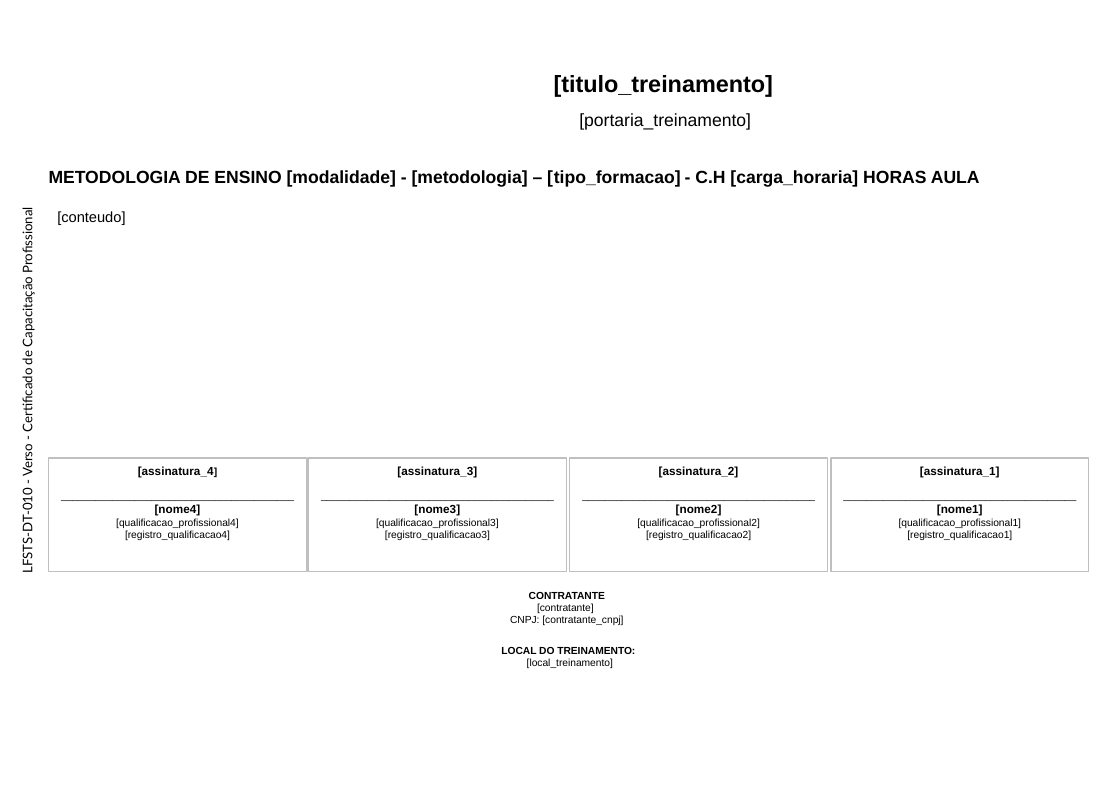
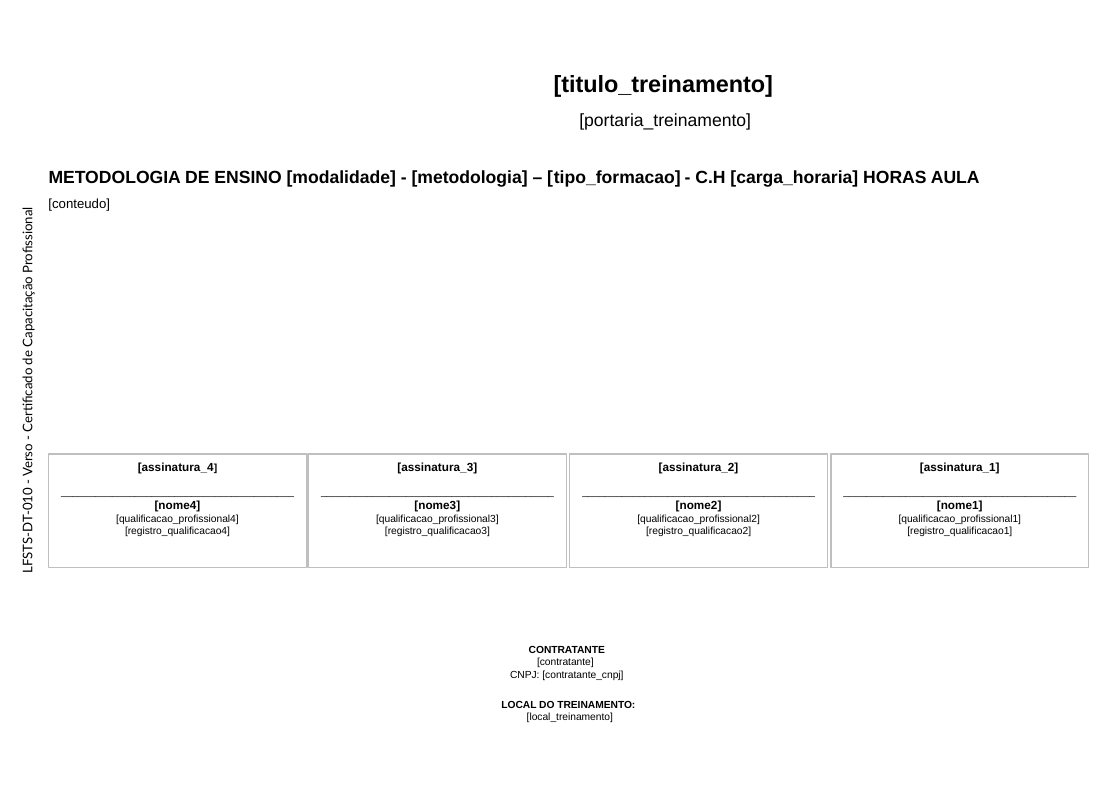
Before and after one commit to Programateca/lfsoares-front, a slide deck: slide 1 of public/templates/verso-4a.pptx. Drawn at 1120x792 pixels with LibreOffice and Linux fonts; fonts in the diff are those of the drawing; background and template pictures are left out. Boxes give left, top, right and bottom in pixels: in the first picture for what was removed or moved away, otherwise in the second. Text is boxed around its words. In the diff, an @@ line names an element or a change of style, - is before the commit and + after.

```diff
--- a/public/templates/verso-4a.pptx
+++ b/public/templates/verso-4a.pptx
@@ text "[conteudo]": place and size @@
-text "[conteudo]" at (57, 211, 125, 225)
+text "[conteudo]" at (48, 198, 110, 211)
@@ text "[conteudo]" at (48, 198, 110, 211): size 10 to 9 pt @@
@@ 4 rectangles: place and size @@
-4 rectangles at (49, 458, 1088, 572)
+4 rectangles at (49, 454, 1088, 568)
@@ text "CONTRATANTE": place and size @@
-text "CONTRATANTE" at (510, 592, 623, 625)
+text "CONTRATANTE" at (510, 646, 623, 680)
@@ text "LOCAL DO TREINAMENTO:": place and size @@
-text "LOCAL DO TREINAMENTO:" at (501, 647, 635, 668)
+text "LOCAL DO TREINAMENTO:" at (501, 701, 635, 722)
```
Also in this commit, not shown: 7 other files.
